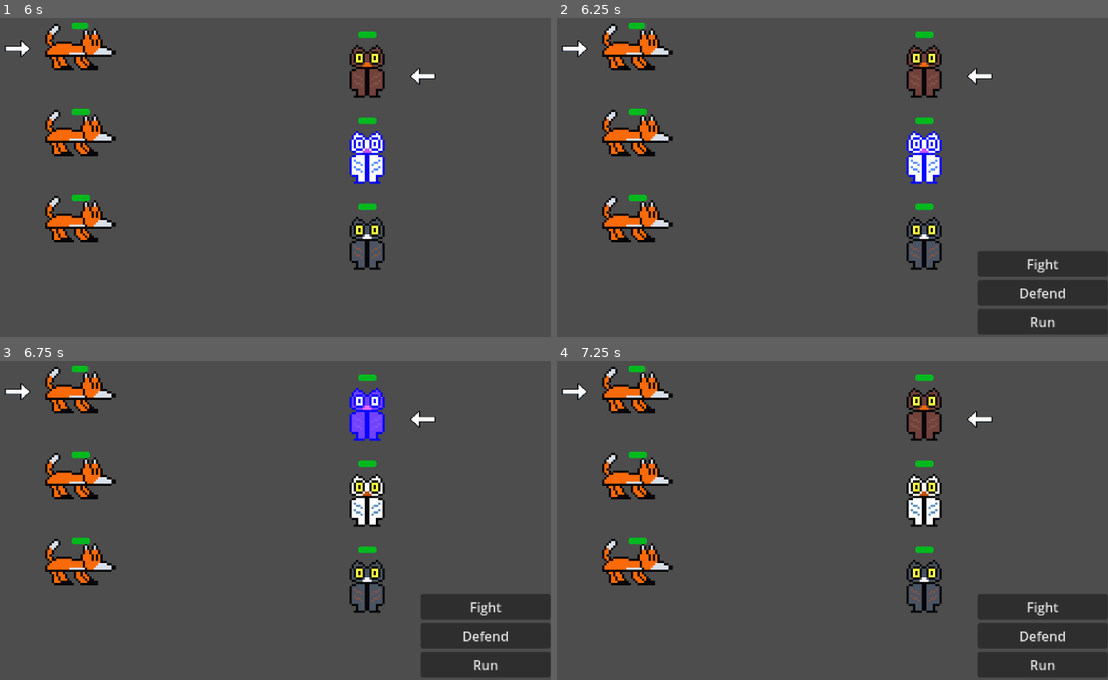
Above: before the commit, frames 1-4 (two rows, left to right).
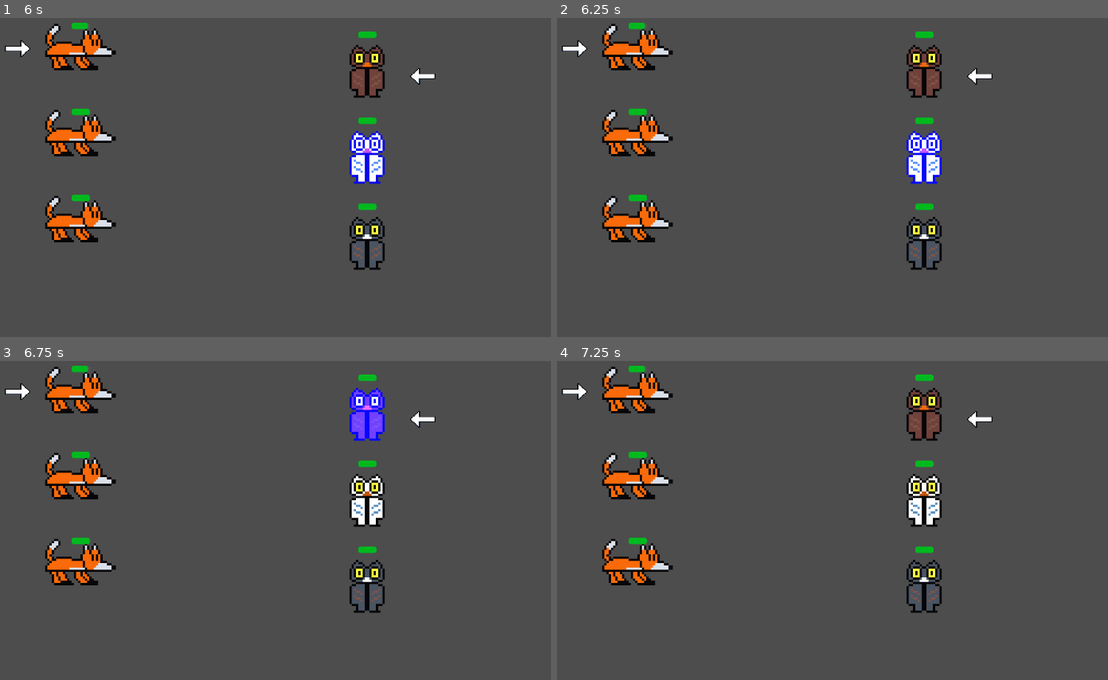
Above: after the commit, the same moments.

Repository: ULTRABEAN7001/Godot-4-JRPG
Game: Godot game, scene res://battle.tscn
Same seed, same stepped clock (60 frames per second), same inputs: the game is played once before the commit and once after it.
Inputs:
- Up to frame 1 (6 s): tap Enter (ui_accept) at 0.5, 0.77, 2, 2.27, 3.5, 5, 5.27 s; hold Up (ui_up) 0.53-1.25 s; click "Fight" at 1.25 s; hold Down (ui_down) 2.03-2.75 s; click "Defend" at 2.75 s; hold Up (ui_up) 3.53-4.25 s; click "Run" at 4.25 s; hold Up (ui_up) 5.03-5.78 s; hold Down (ui_down) from 5.78 s (still down)
- Up to frame 2 (6.25 s): keep holding Down (ui_down); tap Enter (ui_accept) at 6.02 s
- Up to frame 3 (6.75 s): keep holding Down (ui_down)
- Up to frame 4 (7.25 s): keep holding Down (ui_down); tap Enter (ui_accept) at 6.77 s

Frame 1 is identical in both runs. In frame 2, 5.4% of the frame differs, in the area x 76-100%, y 73-100%; in frame 3, 5.4%; in frame 4, 5.4%.

Commit message:
Minor bug fix
Prevented player from attacking during battle_queue

Diff:
--- a/EnemyGroup.gd
+++ b/EnemyGroup.gd
@@ -27,6 +27,7 @@
 	#Happens when all players have made a move
 	if battle_queue.size() == enemies.size():
 		#uses functions per nummber of moves
+		player_group.can_choose = false
 		for f in range(enemies.size()):
 			#calls the first function
 			battle_queue[0].call(battle_index[0])
--- a/player_group.gd
+++ b/player_group.gd
@@ -3,6 +3,7 @@
 @onready var players: Array = get_children()
 var index = 0
 var player_turn = true
+var can_choose = true
 signal make_choice
 @onready var chosen_player = players[index]
 
@@ -15,7 +16,7 @@
 func _process(delta):
 
 	#lets you choose the player
-	if player_turn == true:
+	if player_turn == true and can_choose == true:
 		if Input.is_action_just_pressed("ui_up"):
 			if index > 0:
 				index -= 1
@@ -50,8 +51,8 @@
 func _on_defend_pressed():
 	players[index].defend()
 
-
 func _on_enemy_group_empty_queue():
 	for i in players:
 		i.undefend()
+	can_choose = true
 	reset_choice()
